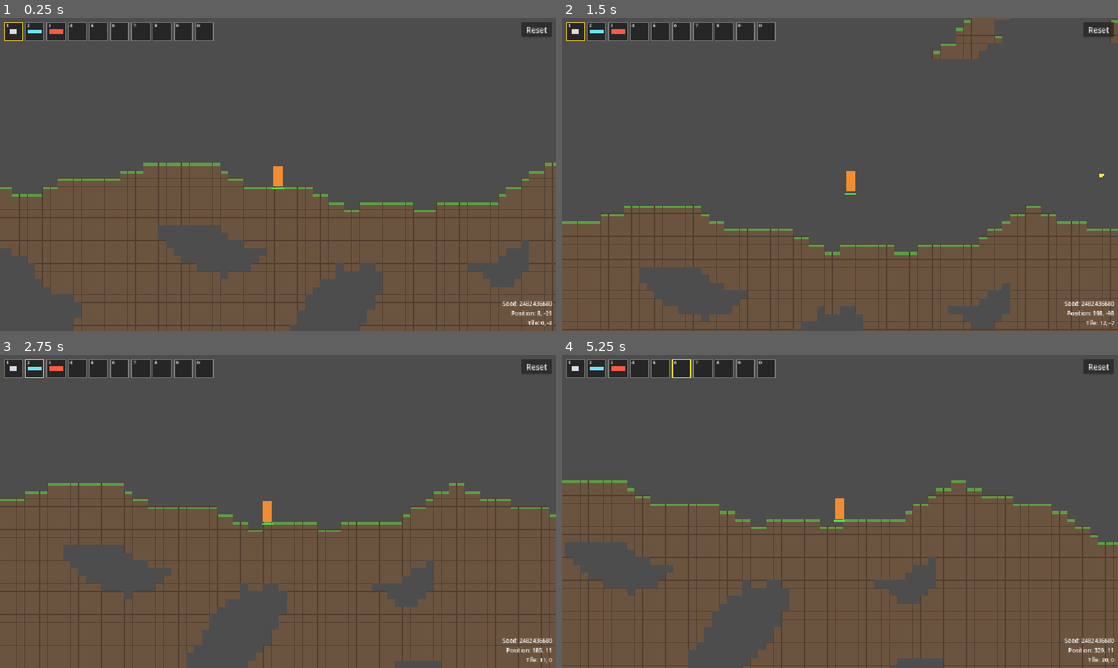
Above: before the commit, frames 1-4 (two rows, left to right).
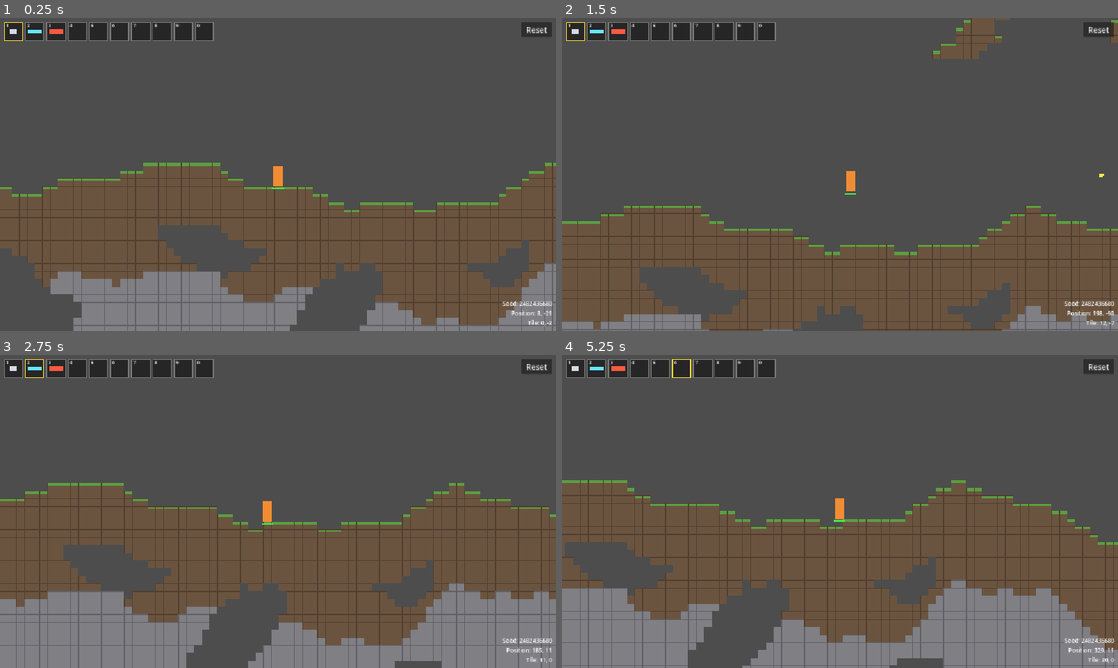
Above: after the commit, the same moments.

Repository: meyer1994/trr
Game: Godot game, scene res://scenes/main.tscn
Two runs of this game, one before a commit and one after it. Both use one fixed random seed, a clock stepped at 60 frames per second and the inputs below.
Inputs (mouse positions are in pixels of both pictures, inside the frame that each line leads up to):
- Up to frame 1 (0.25 s): no input
- Up to frame 2 (1.5 s): tap Enter at 0.5 s; move the mouse to (962, 158) at 0.52 s; press the mouse at (962, 158) at 0.53 s; hold Right (move_right) from 0.53 s (still down); tap Space (jump) at 0.77 s; move the mouse to (728, 190) at 1.27 s; release the mouse at (728, 190) at 1.28 s; tap 1 at 1.35 s
- Up to frame 3 (2.75 s): tap Space (jump) at 1.52 s; move the mouse to (333, 442) at 2.02 s; release Right (move_right) at 2.03 s; hold Left (move_left) from 2.03 s (still down); tap 2 at 2.1 s
- Up to frame 4 (5.25 s): move the mouse to (812, 574) at 2.77 s; release Left (move_left) at 2.78 s; hold Right (move_right) 2.78-4.28 s; tap 3 at 2.85 s; tap Space (jump) at 3.02, 3.77, 4.52 s; move the mouse to (1006, 558) at 3.52 s; tap 4 at 3.6 s; move the mouse to (673, 464) at 4.27 s; hold Left (move_left) 4.28-5.03 s; tap 5 at 4.35 s; move the mouse to (867, 511) at 5.02 s; hold Right (move_right) from 5.03 s (still down); tap 6 at 5.1 s

The runs differ from the first frame. In frame 1, 9.1% of the frame differs, in the area x 9-100%, y 78-100%; in frame 2, 2.0%; in frame 3, 16%, in the area x 0-100%, y 72-100%; in frame 4, 16%.

Commit message:
Add Block resources and a stone layer
Co-authored-by: Cursor <cursoragent@cursor.com>

Diff:
--- /dev/null
+++ b/blocks/dirt.tres
@@ -0,0 +1,9 @@
+[gd_resource type="Resource" script_class="Block" load_steps=2 format=3]
+
+[ext_resource type="Script" path="res://scripts/blocks/block.gd" id="1_block"]
+
+[resource]
+script = ExtResource("1_block")
+display_name = "Dirt"
+fill_color = Color(0.42, 0.33, 0.25, 1)
+edge_color = Color(0.32, 0.25, 0.19, 1)
--- /dev/null
+++ b/blocks/grass.tres
@@ -0,0 +1,11 @@
+[gd_resource type="Resource" script_class="Block" load_steps=2 format=3]
+
+[ext_resource type="Script" path="res://scripts/blocks/block.gd" id="1_block"]
+
+[resource]
+script = ExtResource("1_block")
+display_name = "Grass"
+fill_color = Color(0.42, 0.33, 0.25, 1)
+edge_color = Color(0.32, 0.25, 0.19, 1)
+top_depth = 5
+top_color = Color(0.36, 0.62, 0.26, 1)
--- /dev/null
+++ b/blocks/stone.tres
@@ -0,0 +1,9 @@
+[gd_resource type="Resource" script_class="Block" load_steps=2 format=3]
+
+[ext_resource type="Script" path="res://scripts/blocks/block.gd" id="1_block"]
+
+[resource]
+script = ExtResource("1_block")
+display_name = "Stone"
+fill_color = Color(0.5, 0.5, 0.52, 1)
+edge_color = Color(0.38, 0.38, 0.4, 1)
--- /dev/null
+++ b/scripts/blocks/block.gd
@@ -0,0 +1,16 @@
+class_name Block
+extends Resource
+
+@export var display_name := ""
+@export var fill_color := Color.WHITE
+@export var edge_color := Color.BLACK
+## Height in pixels of a strip painted along the top edge, like grass. 0 disables it.
+@export var top_depth := 0
+@export var top_color := Color.WHITE
+
+
+func paint(image: Image, origin: Vector2i, size: int) -> void:
+	image.fill_rect(Rect2i(origin, Vector2i(size, size)), edge_color)
+	image.fill_rect(Rect2i(origin + Vector2i.ONE, Vector2i(size - 1, size - 1)), fill_color)
+	if top_depth > 0:
+		image.fill_rect(Rect2i(origin + Vector2i.ONE, Vector2i(size - 1, top_depth)), top_color)
--- /dev/null
+++ b/scripts/blocks/blocks.gd
@@ -0,0 +1,9 @@
+class_name Blocks
+extends RefCounted
+
+const DIRT := preload("res://blocks/dirt.tres")
+const GRASS := preload("res://blocks/grass.tres")
+const STONE := preload("res://blocks/stone.tres")
+
+## Every placeable block. The order sets each block's tile in the map atlas.
+const ALL: Array[Block] = [DIRT, GRASS, STONE]
--- a/scripts/map.gd
+++ b/scripts/map.gd
@@ -3,9 +3,6 @@
 
 const CELL_SIZE := 16
 const SOURCE_ID := 0
-const DIRT_TILE := Vector2i(0, 0)
-const GRASS_TILE := Vector2i(1, 0)
-const EMPTY := Vector2i(-1, -1)
 
 const CHUNK_SIZE := 32
 const LOAD_RADIUS := Vector2i(3, 2)
@@ -21,18 +18,17 @@
 const ISLAND_FREQUENCY := 0.03
 const ISLAND_SQUASH := 3.0
 const ISLAND_THRESHOLD := 0.5
-
-const DIRT_FILL_COLOR := Color(0.42, 0.33, 0.25)
-const DIRT_EDGE_COLOR := Color(0.32, 0.25, 0.19)
-const GRASS_FILL_COLOR := Color(0.36, 0.62, 0.26)
-const GRASS_DEPTH := 5
+const STONE_DEPTH := 14
+const STONE_WOBBLE_ROWS := 4.0
 
 var _surface_noise := FastNoiseLite.new()
 var _cave_noise := FastNoiseLite.new()
 var _island_noise := FastNoiseLite.new()
 var _loaded := {}
 ## Player changes that override the generator, kept while their chunk is unloaded.
+## Maps a cell to its Block, or null for a removed block.
 var _edits := {}
+var _atlas_column := {}
 
 
 func _ready() -> void:
@@ -80,12 +76,25 @@
 	return roundi(_surface_noise.get_noise_1d(column) * SURFACE_AMPLITUDE_ROWS)
 
 
-## Generated tile for a cell, ignoring player edits.
-func tile_at(cell: Vector2i) -> Vector2i:
+## Generated block for a cell, ignoring player edits. Null means empty.
+func generated_block_at(cell: Vector2i) -> Block:
 	var surface := surface_row(cell.x)
 	var solid := _is_solid(cell.x, cell.y, surface)
 	var solid_above := _is_solid(cell.x, cell.y - 1, surface)
-	return _pick_tile(solid, solid_above, cell.y, surface)
+	return _pick_block(solid, solid_above, cell.y, surface, _stone_row(cell.x, surface))
+
+
+## Block currently placed in a loaded cell. Null means empty.
+func get_block(cell: Vector2i) -> Block:
+	if get_cell_source_id(cell) == -1:
+		return null
+	return Blocks.ALL[get_cell_atlas_coords(cell).x]
+
+
+## Places a block, or removes it when `block` is null. Survives chunk reloads.
+func set_block(cell: Vector2i, block: Block) -> void:
+	_place(cell, block)
+	_edits[cell] = block
 
 
 ## Global position of the top edge of the surface cell in the column.
@@ -96,18 +105,20 @@
 
 func destroy_area(world_point: Vector2, radius: float) -> void:
 	var center := local_to_map(to_local(world_point))
-	_erase(center)
+	set_block(center, null)
 	var reach := ceili(radius / CELL_SIZE)
 	for x in range(center.x - reach, center.x + reach + 1):
 		for y in range(center.y - reach, center.y + reach + 1):
 			var cell := Vector2i(x, y)
 			if to_global(map_to_local(cell)).distance_to(world_point) <= radius:
-				_erase(cell)
-
-
-func _erase(cell: Vector2i) -> void:
-	erase_cell(cell)
-	_edits[cell] = EMPTY
+				set_block(cell, null)
+
+
+func _place(cell: Vector2i, block: Block) -> void:
+	if block:
+		set_cell(cell, SOURCE_ID, Vector2i(_atlas_column[block], 0))
+	else:
+		erase_cell(cell)
 
 
 func _chunk_at(world_point: Vector2) -> Vector2i:
@@ -120,13 +131,15 @@
 	var origin := chunk * CHUNK_SIZE
 	for x in range(origin.x, origin.x + CHUNK_SIZE):
 		var surface := surface_row(x)
+		var stone_row := _stone_row(x, surface)
 		var solid_above := _is_solid(x, origin.y - 1, surface)
 		for y in range(origin.y, origin.y + CHUNK_SIZE):
 			var cell := Vector2i(x, y)
 			var solid := _is_solid(x, y, surface)
-			var tile: Vector2i = _edits.get(cell, _pick_tile(solid, solid_above, y, surface))
-			if tile != EMPTY:
-				set_cell(cell, SOURCE_ID, tile)
+			var block: Block = _edits[cell] if _edits.has(cell) \
+					else _pick_block(solid, solid_above, y, surface, stone_row)
+			if block:
+				_place(cell, block)
 			solid_above = solid
 	_loaded[chunk] = true
 
@@ -147,12 +160,18 @@
 	return false
 
 
-func _pick_tile(solid: bool, solid_above: bool, y: int, surface: int) -> Vector2i:
+func _stone_row(x: int, surface: int) -> int:
+	return surface + STONE_DEPTH + roundi(_cave_noise.get_noise_1d(x) * STONE_WOBBLE_ROWS)
+
+
+func _pick_block(solid: bool, solid_above: bool, y: int, surface: int, stone_row: int) -> Block:
 	if not solid:
-		return EMPTY
+		return null
 	if y <= surface and not solid_above:
-		return GRASS_TILE
-	return DIRT_TILE
+		return Blocks.GRASS
+	if y >= stone_row:
+		return Blocks.STONE
+	return Blocks.DIRT
 
 
 func _setup_noise(noise: FastNoiseLite, noise_seed: int, frequency: float, octaves: int) -> void:
@@ -162,11 +181,11 @@
 
 
 func _build_tile_set() -> TileSet:
-	var image := Image.create_empty(CELL_SIZE * 2, CELL_SIZE, false, Image.FORMAT_RGBA8)
-	_paint_tile(image, DIRT_TILE)
-	_paint_tile(image, GRASS_TILE)
-	var grass_origin := GRASS_TILE * CELL_SIZE + Vector2i.ONE
-	image.fill_rect(Rect2i(grass_origin, Vector2i(CELL_SIZE - 1, GRASS_DEPTH)), GRASS_FILL_COLOR)
+	var image := Image.create_empty(CELL_SIZE * Blocks.ALL.size(), CELL_SIZE, false, Image.FORMAT_RGBA8)
+	for column in Blocks.ALL.size():
+		var block := Blocks.ALL[column]
+		block.paint(image, Vector2i(column * CELL_SIZE, 0), CELL_SIZE)
+		_atlas_column[block] = column
 
 	var source := TileSetAtlasSource.new()
 	source.texture = ImageTexture.create_from_image(image)
@@ -182,15 +201,10 @@
 	var square := PackedVector2Array([
 		Vector2(-half, -half), Vector2(half, -half), Vector2(half, half), Vector2(-half, half),
 	])
-	for tile in [DIRT_TILE, GRASS_TILE]:
+	for column in Blocks.ALL.size():
+		var tile := Vector2i(column, 0)
 		source.create_tile(tile)
 		var data := source.get_tile_data(tile, 0)
 		data.add_collision_polygon(0)
 		data.set_collision_polygon_points(0, 0, square)
 	return tiles
-
-
-func _paint_tile(image: Image, tile: Vector2i) -> void:
-	var origin := tile * CELL_SIZE
-	image.fill_rect(Rect2i(origin, Vector2i(CELL_SIZE, CELL_SIZE)), DIRT_EDGE_COLOR)
-	image.fill_rect(Rect2i(origin + Vector2i.ONE, Vector2i(CELL_SIZE - 1, CELL_SIZE - 1)), DIRT_FILL_COLOR)
Not shown, added: scripts/blocks/block.gd.uid
Not shown, added: scripts/blocks/blocks.gd.uid
